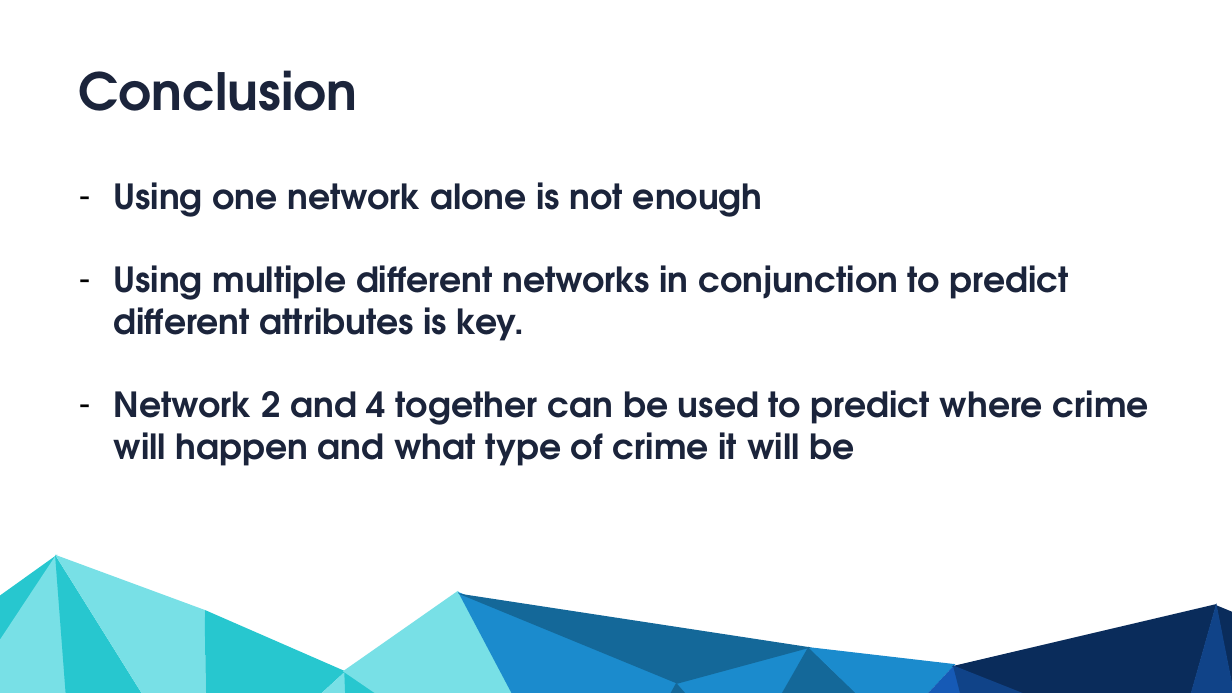
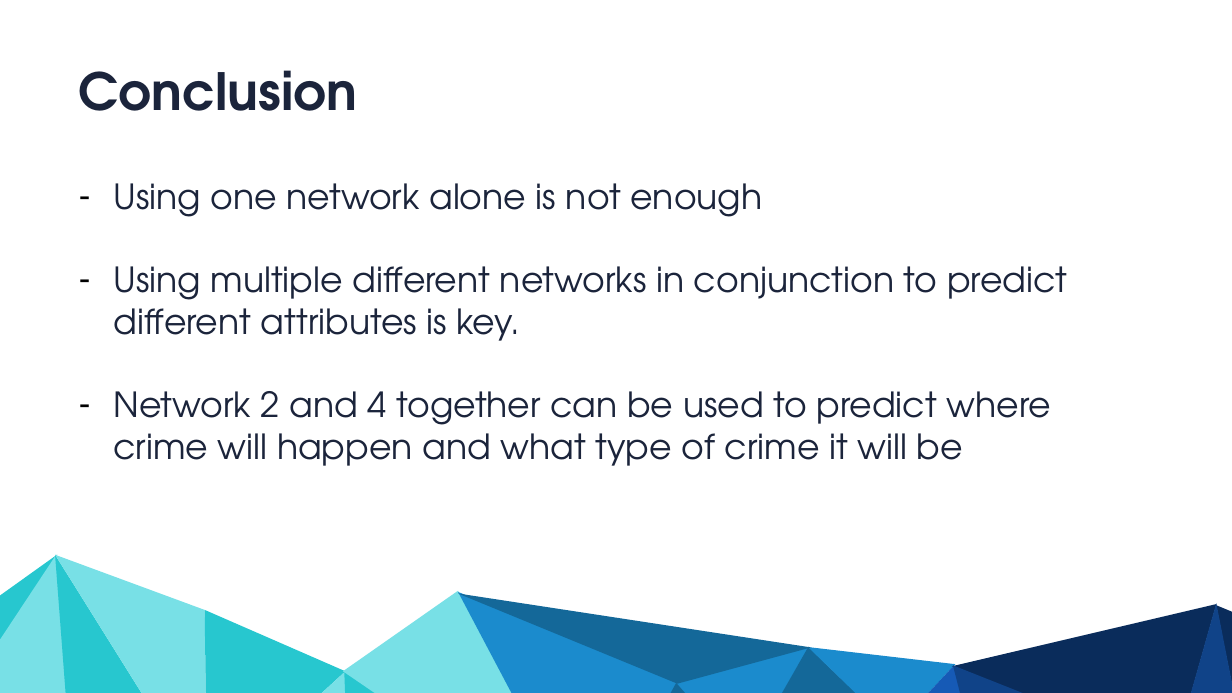
Before and after one commit to NasirKhalid24/Vancouver-Crime-Prediction, a slide deck: slide 28 of Final Presentation.pptx. Drawn at 1232x693 pixels with LibreOffice and Linux fonts; fonts in the diff are those of the drawing. Boxes give left, top, right and bottom in pixels: in the first picture for what was removed or moved away, otherwise in the second. Text is boxed around its words. In the diff, an @@ line names an element or a change of style, - is before the commit and + after.

```diff
--- a/Final Presentation.pptx
+++ b/Final Presentation.pptx
@@ text "Using one network alone is ..." at box(113, 183, 1067, 466): bold off @@
```
Also in this commit, not shown: 1 other slide changed.
